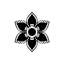
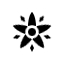
The second (64, 64) image is a revision of the first. Changes to its layers:
added layer "petal-large" above "petal-small" over (x1=12, y1=12, x2=52, y2=50)
added layer "petal-small" above "centre" over (x1=12, y1=15, x2=52, y2=52)
added layer "centre" (1st of 3) above "flower" over (x1=28, y1=28, x2=36, y2=36)
renamed "flower" to "flower old", hid the group it (7 layers) over (x1=14, y1=12, x2=50, y2=52)
